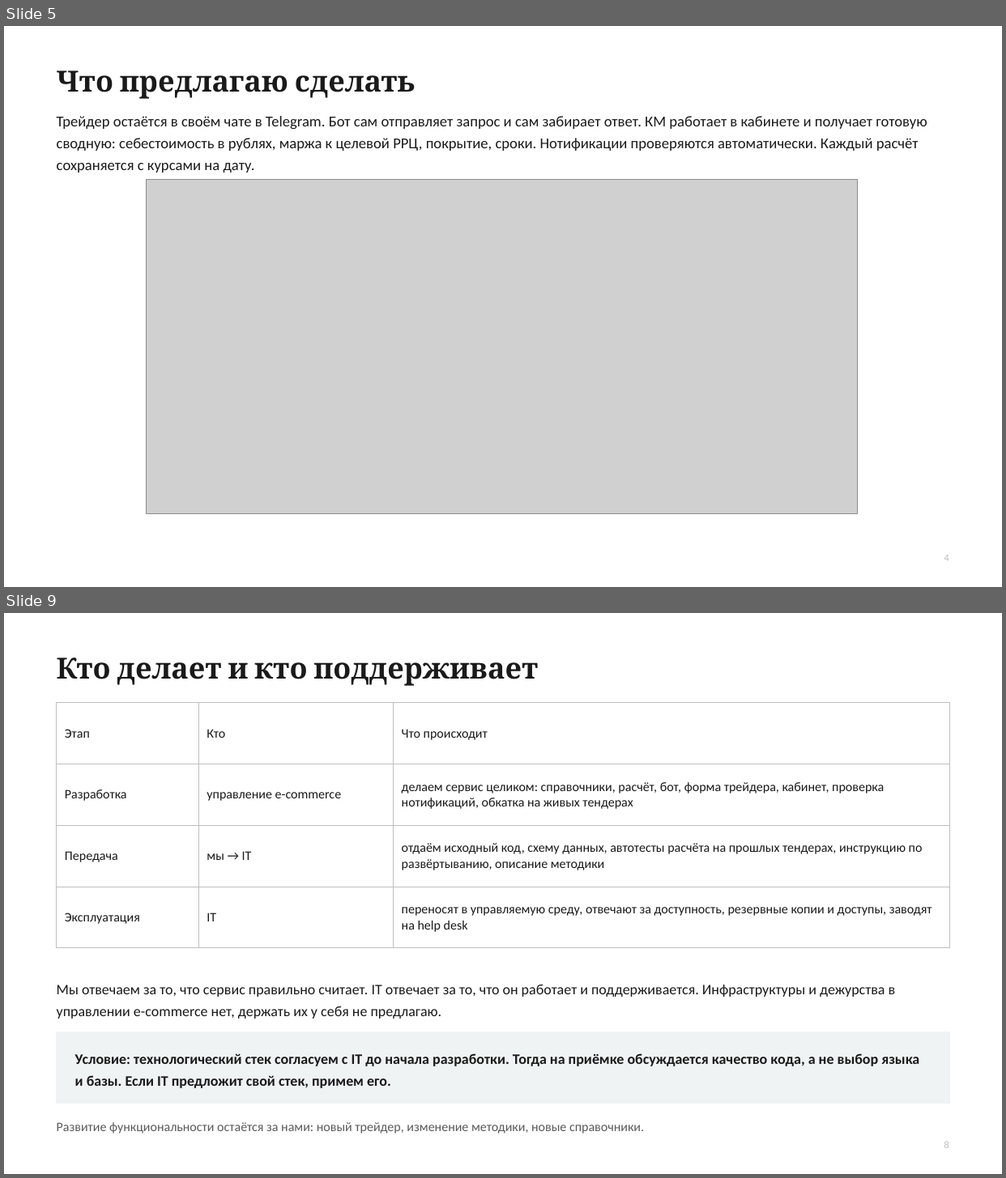
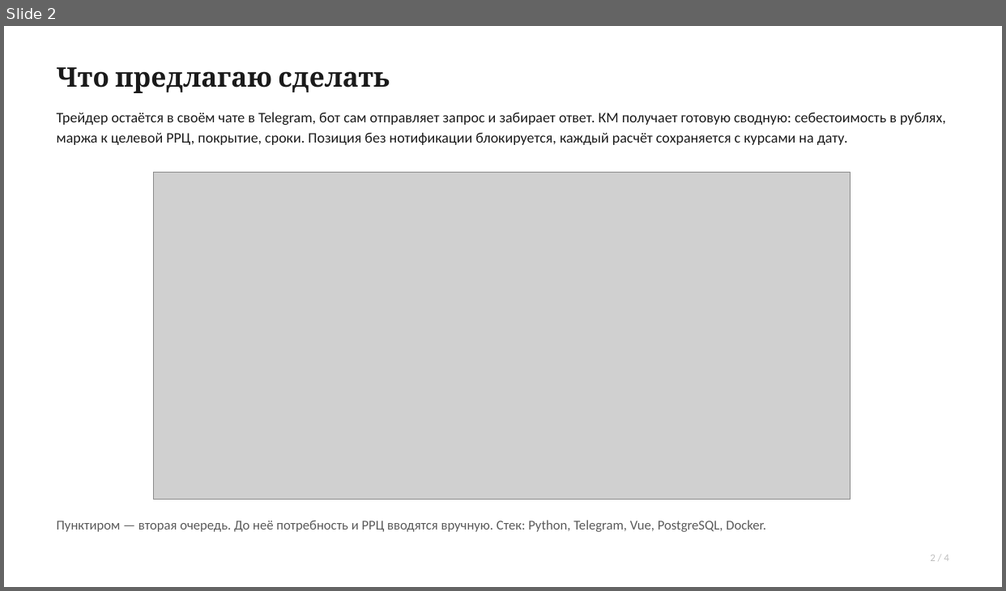
Before and after one commit to headecom5el/tender_calculator, a slide deck: docs/tendernyy-kalkulyator.pptx. Shown one above the other, each under a label of ours: slides 5 and 9 before the commit, slide 2 after it; the slides between them are not shown. The pictures are 1006x1178 and 1006x591 pixels, drawn with LibreOffice and Linux fonts; fonts in the diff are those of the drawing; grey boxes stand for pictures. Boxes give left, top, right and bottom in pixels: in the first picture for what was removed or moved away, otherwise in the second. Text is boxed around its words. In the diff, an @@ line names an element or a change of style, - is before the commit and + after.

```diff
--- a/docs/tendernyy-kalkulyator.pptx
+++ b/docs/tendernyy-kalkulyator.pptx
@@ slide 9 removed at bbox=[4, 613, 1002, 1174], background #FFFFFF @@
@@ text removed at bbox=[57, 658, 538, 686] @@
-Кто делает и кто поддерживает
@@ table removed at bbox=[57, 703, 949, 935], 4 rows, 3 columns @@
-Этап | Кто | Что происходит
-Разработка | управление e-commerce | делаем сервис целиком: справочники, расчёт, бот, форма трейдера, кабинет, проверка нотификаций, обкатка на живых тендерах
-Передача | мы → IT | отдаём исходный код, схему данных, автотесты расчёта на прошлых тендерах, инструкцию по развёртыванию, описание методики
-Эксплуатация | IT | переносят в управляемую среду, отвечают за доступность, резервные копии и доступы, заводят на help desk
@@ text removed at bbox=[57, 984, 896, 1019] @@
-Мы отвечаем за то, что сервис правильно считает. IT отвечает за то, что он работает и поддерживается. Инфраструктуры и дежурства в управлении e-commerce нет, держать их у себя не предлагаю.
@@ rectangle removed at bbox=[57, 1033, 949, 1103] @@
@@ text removed at bbox=[75, 1054, 919, 1088] @@
-Условие: технологический стек согласуем с IT до начала разработки. Тогда на приёмке обсуждается качество кода, а не выбор языка и базы. Если IT предложит свой стек, примем его.
@@ text removed at bbox=[57, 1122, 644, 1134] @@
-Развитие функциональности остаётся за нами: новый трейдер, изменение методики, новые справочники.
@@ text removed at bbox=[944, 1141, 948, 1148] @@
-8
@@ what was slide 5 is now slide 2 @@
@@ slide 2 changed as well @@
@@ text "Что предлагаю сделать" at bbox=[57, 67, 390, 93]: size 28 to 26 pt @@
@@ text at bbox=[57, 112, 946, 145]: text changed; size 14.5 to 14 pt @@
-Трейдер остаётся в своём чате в Telegram. Бот сам отправляет запрос и сам забирает ответ. КМ работает в кабинете и получает готовую сводную: себестоимость в рублях, маржа к целевой РРЦ, покрытие, сроки. Нотификации проверяются автоматически. Каждый расчёт сохраняется с курсами на дату.
+Трейдер остаётся в своём чате в Telegram, бот сам отправляет запрос и забирает ответ. КМ получает готовую сводную: себестоимость в рублях, маржа к целевой РРЦ, покрытие, сроки. Позиция без нотификации блокируется, каждый расчёт сохраняется с курсами на дату.
@@ picture: place and size @@
-picture at bbox=[147, 179, 858, 514]
+picture at bbox=[154, 172, 850, 500]
@@ text added at bbox=[57, 520, 766, 532], 13 pt, text #5A5A5A @@
+Пунктиром — вторая очередь. До неё потребность и РРЦ вводятся вручную. Стек: Python, Telegram, Vue, PostgreSQL, Docker.
@@ text at bbox=[930, 555, 948, 561]: text changed @@
-4
+2 / 4
```
Also in this commit, not shown: 2 other slides changed, 1 slide added, 7 other slides removed, 1 other file.
